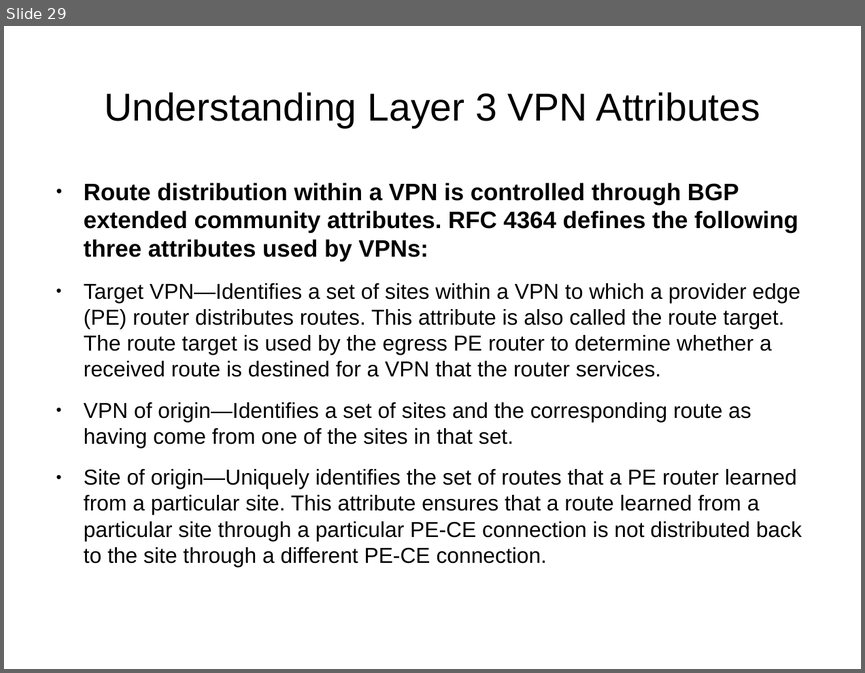
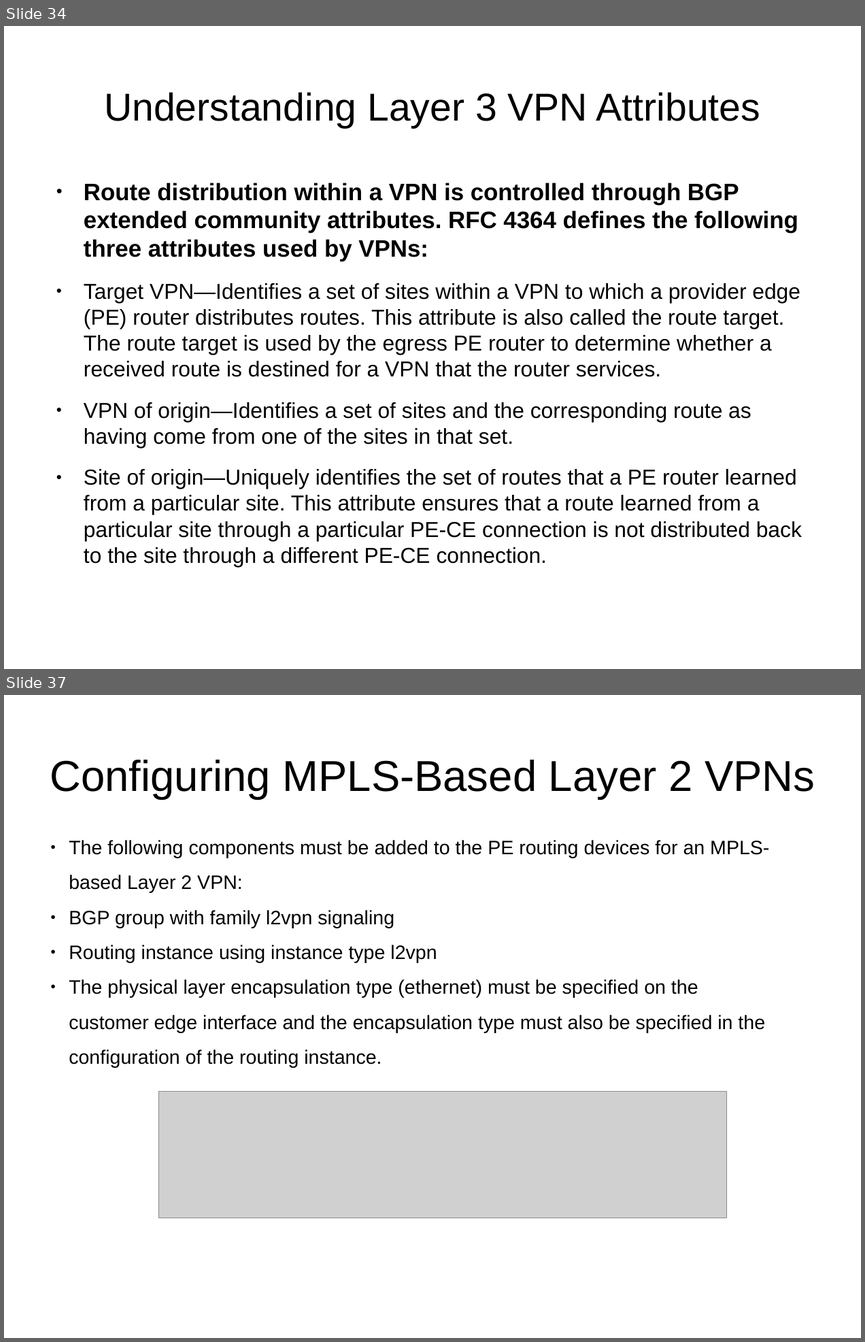
Before and after one commit to hoangphuocbk/tungsten-document, a slide deck: Networking-Tungsten.pptx. Shown one above the other, each under a label of ours: slide 29 before the commit, slides 34 and 37 after it; the slides between them are not shown. The pictures are 865x673 and 865x1342 pixels, drawn with LibreOffice and Linux fonts; fonts in the diff are those of the drawing; grey boxes stand for pictures; background and template pictures are left out. Boxes give left, top, right and bottom in pixels: in the first picture for what was removed or moved away, otherwise in the second. Text is boxed around its words. In the diff, an @@ line names an element or a change of style, - is before the commit and + after.

Commit message:
add evpn vxlan layer3

```diff
--- a/Networking-Tungsten.pptx
+++ b/Networking-Tungsten.pptx
@@ slide 37 added at [4,695,861,1338], background picture (left out) @@
@@ text added at [50,760,815,799], 40 pt, text #000000 @@
+Configuring MPLS-Based Layer 2 VPNs
@@ text added at [69,840,769,1068], 18 pt, text #000000 @@
+● The following components must be added to the PE routing devices for an MPLS-based Layer 2 VPN:
+● BGP group with family l2vpn signaling
+● Routing instance using instance type l2vpn
+● The physical layer encapsulation type (ethernet) must be specified on the customer edge interface and the encapsulation type must also be specified in the configuration of the routing instance.
@@ picture added at [159,1091,727,1217] @@
@@ what was slide 29 is now slide 34 @@
```
Also in this commit, not shown: 4 slides changed, 27 other slides added, 1 slide removed, 2 other files.
